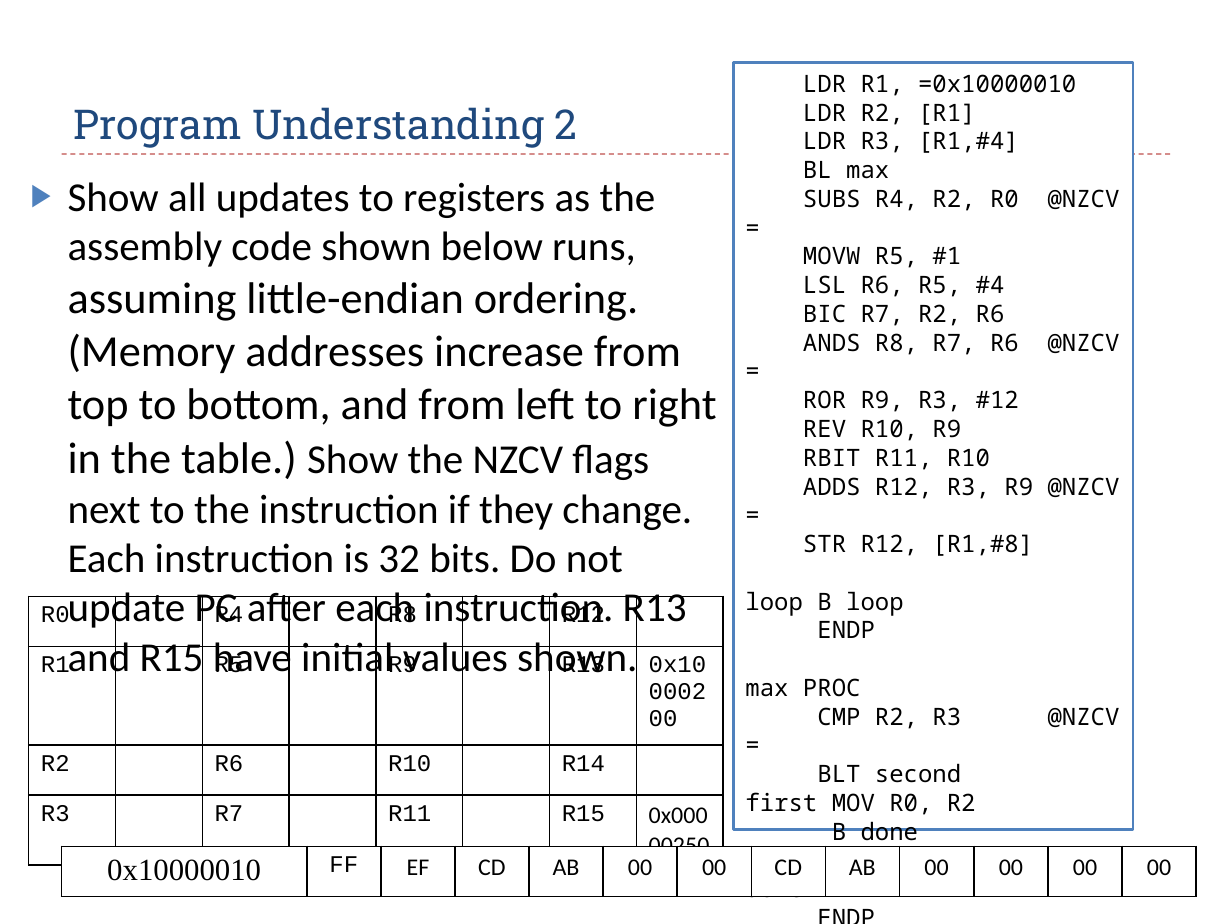
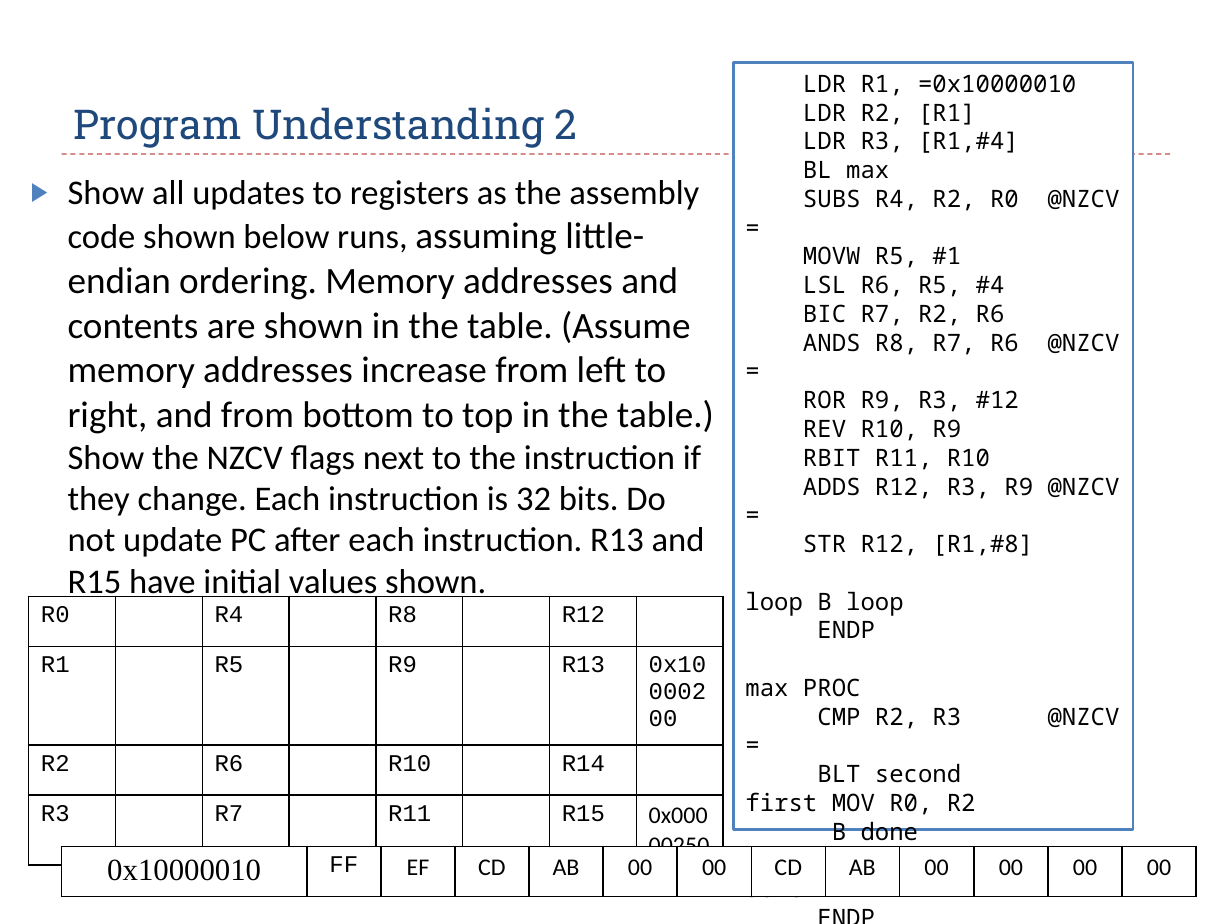
Before and after one commit to guhofstra/CSC111Fa25, a slide deck: slide 32 of PPTs/Ch5_ARM_Load_Store_Exercises_ANS.pptx. Drawn at 1232x924 pixels with LibreOffice and Linux fonts; fonts in the diff are those of the drawing. Boxes give left, top, right and bottom in pixels: in the first picture for what was removed or moved away, otherwise in the second. Text is boxed around its words. In the diff, an @@ line names an element or a change of style, - is before the commit and + after.

```diff
--- a/PPTs/Ch5_ARM_Load_Store_Exercises_ANS.pptx
+++ b/PPTs/Ch5_ARM_Load_Store_Exercises_ANS.pptx
@@ text at bbox=[68, 180, 714, 601]: text changed; size 24.1 to 20.1 pt @@
-▶ Show all updates to registers as the assembly code shown below runs, assuming little-endian ordering. (Memory addresses increase from top to bottom, and from left to right in the table.) Show the NZCV flags next to the instruction if they change. Each instruction is 32 bits. Do not update PC after each instruction. R13 and R15 have initial values shown.
+▶ Show all updates to registers as the assembly code shown below runs, assuming little-endian ordering. Memory addresses and contents are shown in the table. (Assume memory addresses increase from left to right, and from bottom to top in the table.) Show the NZCV flags next to the instruction if they change. Each instruction is 32 bits. Do not update PC after each instruction. R13 and R15 have initial values shown.
```
Also in this commit, not shown: 1 other slide changed, 2 other files.
